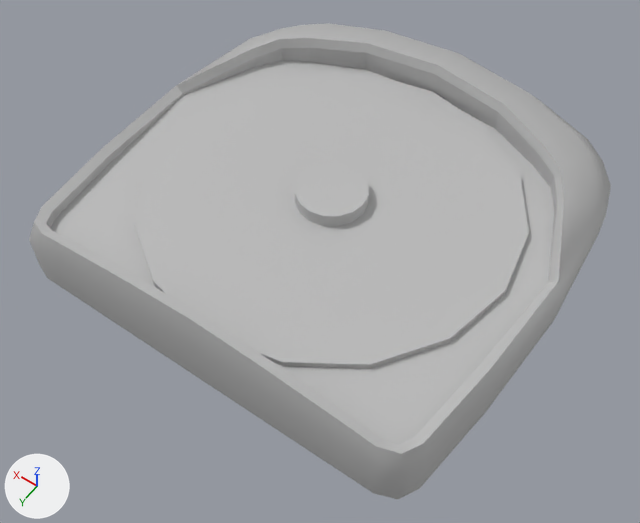
The FBX model Assets/Mesh/DISCMAN.fbx as it was, and as the next commit left it.
One viewpoint serves both versions: a 50 mm camera at (-0.0918, 0.1424, 0.1817) aimed at (-0.0032, 0.0184, -0.0132). The axes (+X, +Y, +Z) are drawn at lower left. The lights are the same throughout. Where no turn or scale is listed for an object, it has been applied to the vertices.

Names of what the first picture shows: 'DISCMAN'.
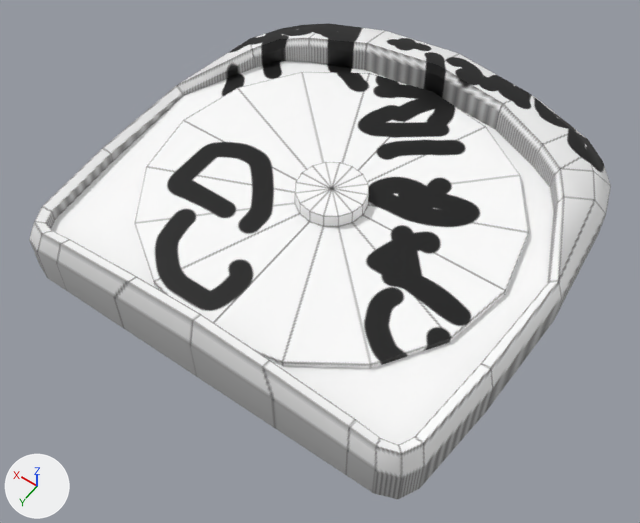
Where the change shows, as pixel boxes [x1, y1, x2, y2] in the pictures (640 x 523 px):
'DISCMAN', surface changed: [29, 23, 611, 499] in both

The edits, one by one:
Picture 'DISCMAN.jpg' (img_discman_jpg) is new.
In material 'DiscMan_mat' (mat_discman_mat), base_color is no longer (0.5, 0.5, 0.5), grey #bcbcbc.
In material 'DiscMan_mat' (mat_discman_mat), texture is now set to img_discman_jpg.
